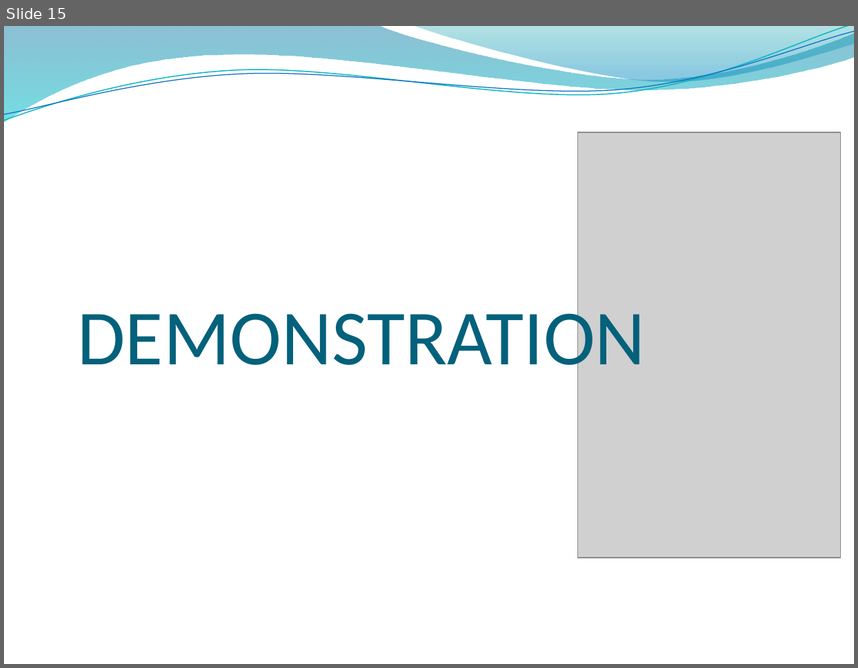
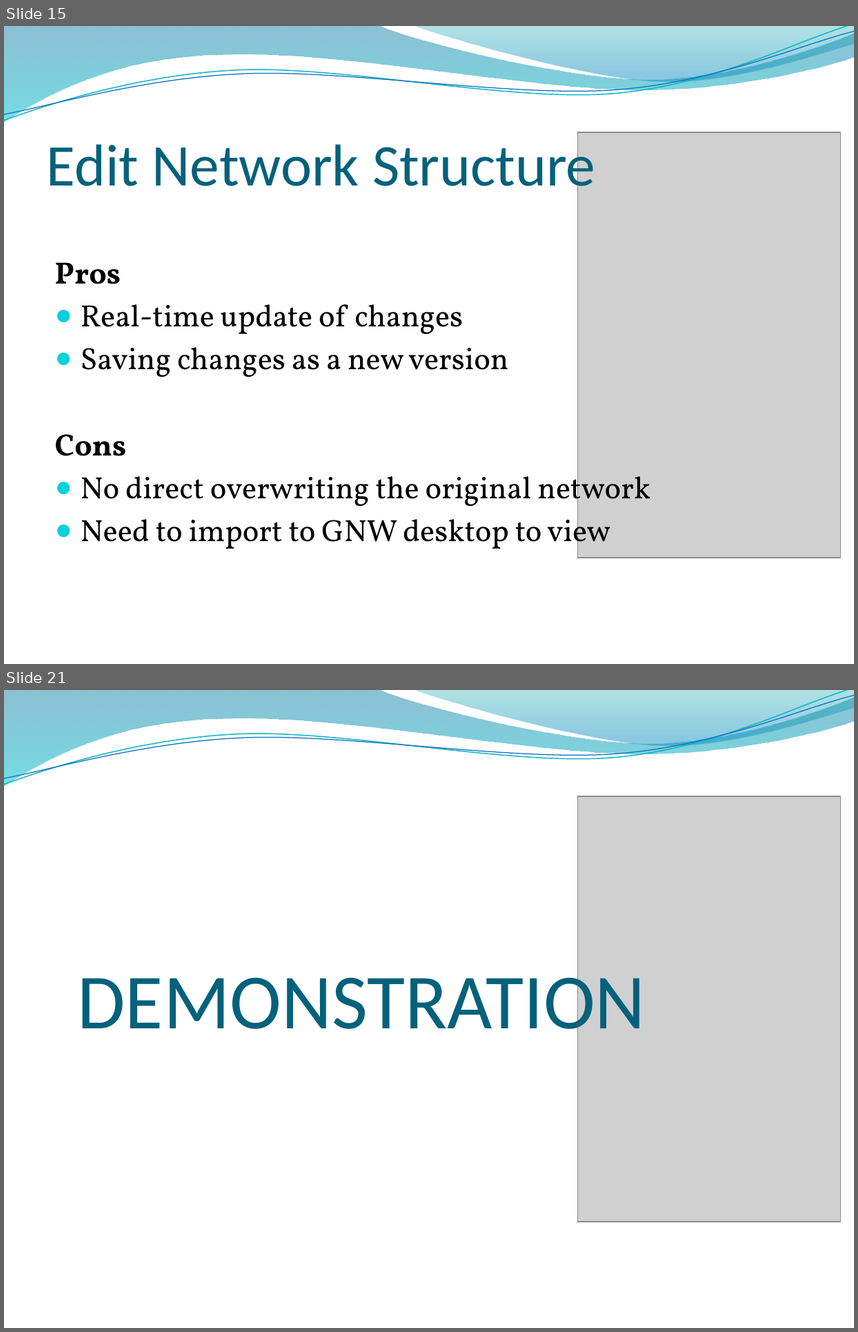
Before and after one commit to linn24/FYP, a slide deck: Documentation/FYP_Oral.pptx. Shown one above the other, each under a label of ours: slide 15 before the commit, slides 15 and 21 after it; the slides between them are not shown. The pictures are 858x668 and 858x1332 pixels, drawn with LibreOffice and Linux fonts; fonts in the diff are those of the drawing; grey boxes stand for pictures; background and template pictures are left out. Boxes give left, top, right and bottom in pixels: in the first picture for what was removed or moved away, otherwise in the second. Text is boxed around its words. In the diff, an @@ line names an element or a change of style, - is before the commit and + after.

```diff
--- a/Documentation/FYP_Oral.pptx
+++ b/Documentation/FYP_Oral.pptx
@@ slide 15 added at <box>4,26,854,664</box>, background picture (left out); not listed: 4 template elements that a slide beside it also shows @@
@@ title added at <box>47,136,595,199</box>, 50 pt, text #04617B @@
+Edit Network Structure
@@ picture added at <box>578,132,840,557</box> @@
@@ text added at <box>55,262,651,555</box>, 26 pt, text #000000 @@
+Pros
+● Real-time update of changes
+● Saving changes as a new version
+Cons
+● No direct overwriting the original network
+● Need to import to GNW desktop to view
@@ what was slide 15 is now slide 21 @@
```
Also in this commit, not shown: 11 slides changed, 2 other slides added.
